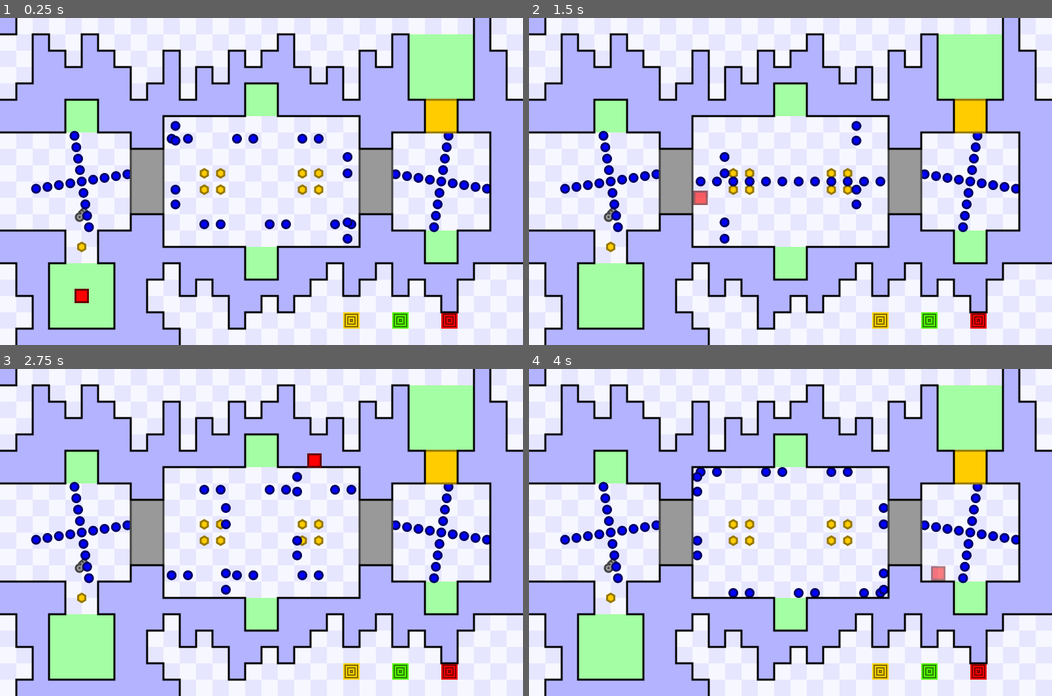
Above: before the commit, frames 1-4 (two rows, left to right).
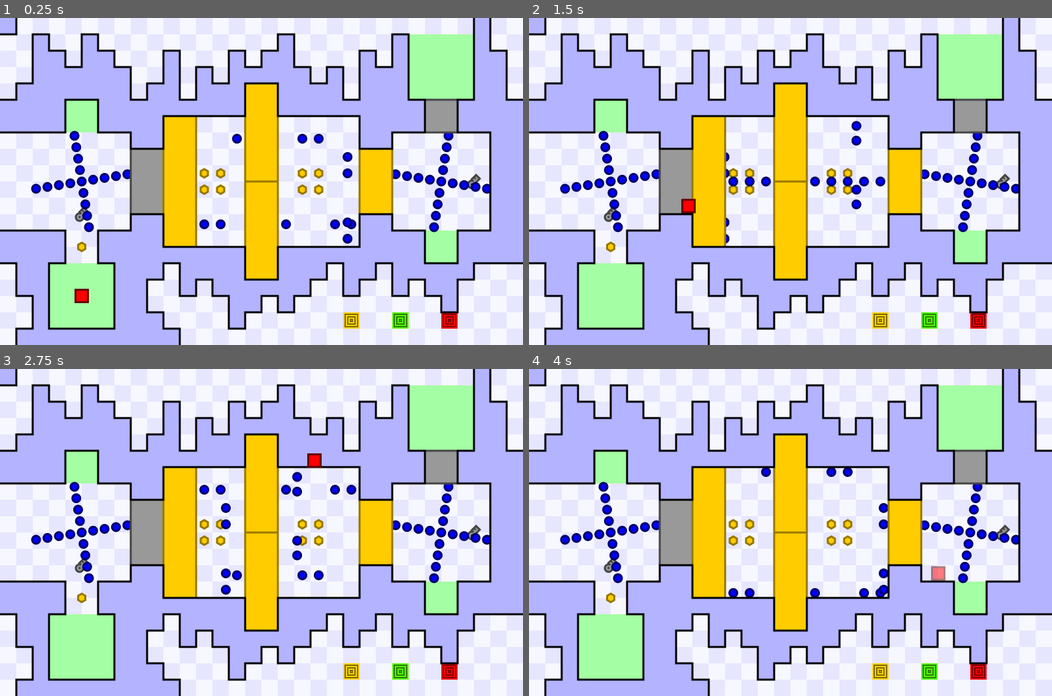
Above: after the commit, the same moments.

Repository: JustVictorGD/Remake-Template
Game: Godot game, scene res://levels/level_1/StartingRoom.tscn
The game is run twice, just before and just after one commit, with the same random seed, the same clock (stepped at 60 frames per second) and the same inputs.
Inputs (mouse positions are in pixels of both pictures, inside the frame that each line leads up to):
- Up to frame 1 (0.25 s): no input
- Up to frame 2 (1.5 s): move the mouse to (905, 165) at 0.52 s; hold D (right) 0.53-1.28 s; tap T (teleport) at 0.6, 1.35 s; move the mouse to (685, 197) at 1.27 s; hold S (down) from 1.28 s (still down)
- Up to frame 3 (2.75 s): move the mouse to (313, 460) at 2.02 s; release S (down) at 2.03 s; hold D (right) from 2.03 s (still down); tap T (teleport) at 2.1 s
- Up to frame 4 (4 s): move the mouse to (764, 597) at 2.77 s; release D (right) at 2.78 s; hold W (up) 2.78-3.53 s; tap T (teleport) at 2.85, 3.6 s; move the mouse to (947, 581) at 3.52 s; hold A (left) from 3.53 s (still down)

The runs differ from the first frame. In frame 1, 8.5% of the frame differs, in the area x 31-92%, y 20-80%; in frame 2, 8.6%, in the area x 29-92%, y 20-80%; in frame 3, 8.5%; in frame 4, 8.5%.

Commit message:
Cleaned up AreaManager
The whole "save_data" hierarchy is now split into 4 functions!

Also, decimal to letter conversion has been updated to be more efficient, and support unlimited letters.

Diff:
--- a/gdscripts/Singletons/area_manager.gd
+++ b/gdscripts/Singletons/area_manager.gd
@@ -15,45 +15,24 @@
 var coins_collected := 0
 var coin_requirement := 0
 var requirement_met = false
-
 var next_coin_id := 0
 
-var uncollected_coins = []
-
-
-
-# What I want the game to do:
-# 1 - Update coins, and the array
-# 2 - Check if the requirement has been lost
+# Keys
+var next_key_id := 0
+
+
 
 func player_respawn():
-
-	for area in save_data[current_level]:
-
-		for coin in save_data[current_level][area]["coins"]:
-			if coin == 0:
-				uncollected_coins.append(0)
-
-	# Coin requirement lost?
-	print(uncollected_coins)
-
 	for area in save_data[current_level]:
 		for i in range(save_data[current_level][area]["coins"].size()):
 			if save_data[current_level][area]["coins"][i] == 1:
 				coins_collected -= 1
-				if area != current_area:
-					save_data[current_level][area]["coins"][i] = 0
-
-	test_for_loss.call_deferred()
-
-func test_for_loss():
-	if uncollected_coins.size() >= 1 and requirement_met:
-
+				save_data[current_level][area]["coins"][i] = 0
+
+	if coins_collected < coin_requirement:
 		requirement_met = false
 		GlobalSignal.coin_requirement_lost.emit()
 
-	uncollected_coins.clear()
-
 
 
 func coin_collected(coin_id):
@@ -61,20 +40,8 @@
 
 	coins_collected += 1
 
-	var temporary_array = []
-
-	for area in save_data[current_level]:
-		if 0 in save_data[current_level][area]["coins"]:
-			temporary_array.append(0)
-
-	if temporary_array.size() == 0 and not requirement_met:
-		requirement_met = true
-		GlobalSignal.coin_requirement_met.emit()
-
-
-func coin_dropped(coin_id):
-	AreaManager.save_data[current_level][current_area]["coins"][coin_id] = 0
-
+func key_collected(true_id):
+	save_data[current_level][current_area]["keys"][true_id].y = 1
 
 func checkpoint_touched():
 	for area in save_data[current_level]:
@@ -84,46 +51,29 @@
 
 
 
-
-
-
 # Thanks Gemini for generating this for me
 var letters = ["Z", "A", "B", "C", "D", "E", "F", "G", "H", "I", "J", \
 "K", "L", "M", "N", "O", "P", "Q", "R", "S", "T", "U", "V", "W", "X", "Y"]
 
 
-# Please excuse this horrendous code
+
 func decimal_to_letter(decimal):
-	if decimal >= 0: # Positive / Negative check
-		if decimal > 17575: # 4th letter
-			return str(letters[decimal / 17576 % 26]) + str(letters[decimal / 676 % 26]) + \
-			str(letters[decimal / 26 % 26]) + str(letters[decimal % 26])
-
-		elif decimal > 675: # 3rd letter
-			return str(letters[decimal / 676 % 26]) + \
-			str(letters[decimal / 26 % 26]) + str(letters[decimal % 26])
-
-		elif decimal > 25: # 2nd letter
-			return str(letters[decimal / 26 % 26]) + str(letters[decimal % 26])
-
-		elif decimal < 26: # 1st letter
-			return str(letters[decimal % 26])
+	if decimal == 0:
+		return "Z"
 
 	else:
-		decimal *= -1
-		if decimal > 17575: # 4th letter
-			return "-" + str(letters[decimal / 17576 % 26]) + str(letters[decimal / 676 % 26]) + \
-			str(letters[decimal / 26 % 26]) + str(letters[decimal % 26])
-
-		elif decimal > 675: # 3rd letter
-			return "-" + str(letters[decimal / 676 % 26]) + \
-			str(letters[decimal / 26 % 26]) + str(letters[decimal % 26])
-
-		elif decimal > 25: # 2nd letter
-			return "-" + str(letters[decimal / 26 % 26]) + str(letters[decimal % 26])
-
-		elif decimal < 26: # 1st letter
-			return "-" + str(letters[decimal % 26])
+		var minus_sign = ""
+		var letter_string = ""
+
+		if decimal < 0:
+			minus_sign = "-"
+			decimal *= -1
+
+		while decimal > 0:
+			letter_string = letters[decimal % 26] + letter_string
+			decimal /= 26
+
+		return minus_sign + letter_string
 
 
 func area_up():
@@ -151,33 +101,28 @@
 var save_data = {}
 var coordinates_data = {}
 
+
+
 func _ready():
-	# This thing returns 4 lines, starting with "1-A1 coordinates = (1, 1)".
-
-	var level_1_dir = DirAccess.open("res://levels/level_1/")
-	level_1_dir.list_dir_begin()
-	var file_info = level_1_dir.get_next()
-
-	while file_info.is_empty() == false:
-
-		var new_area = load("res://levels/level_1/" + str(file_info)).instantiate()
-		print(str(new_area.name) + " coordinates = " + str(new_area.coordinates))
-
-		file_info = level_1_dir.get_next()
-
 
 	GlobalSignal.player_respawn.connect(player_respawn)
-	GlobalSignal.coin_collected.connect(coin_collected)
 	GlobalSignal.checkpoint_touched.connect(checkpoint_touched)
 
-
-	# Accessing the main "levels" folder.
+	create_level_dictionaries()
+
+	print()
+	print("Save data: " + str(save_data))
+	print()
+
+
+
+func create_level_dictionaries():
+
 	var master_dir = DirAccess.open("res://levels")
 	master_dir.list_dir_begin()
 	var main_folder = master_dir.get_next()
 
 
-	# Iterating through the folder, and adding dictionaries named based on the level folders to save_data.
 	while main_folder.is_empty() == false:
 		if main_folder != "ignored_files":
 
@@ -186,85 +131,66 @@
 		main_folder = master_dir.get_next()
 
 
-	# This entire thing is repeated for every level folder found in the main "levels" folder.
 	for level in save_data:
 
-		# Accessing the level folder(s).
-		var the_level_dir = DirAccess.open("res://levels/" + str(level))
-		the_level_dir.list_dir_begin()
-		var area = the_level_dir.get_next()
-
-
-		# Iterating through the folder(s), again.
-		while area.is_empty() == false:
-
-
-			var area_name: String = str(area).trim_suffix(".tscn") # This is a shortened version of the scene's file name.
-
-			save_data[level][str(area).trim_suffix(".tscn")] = {} # Adding a dictionary named after the area, to the level dictionary.
-
-			if load("res://levels/" + str(level) + "/" + str(area)) != null:
-
-				var new_area = load("res://levels/" + str(level) + "/" + str(area)).instantiate()
-
-				print(str(level) + " and " + str(area))
-
-				coordinates_data[str(level)][str(area).trim_suffix(".tscn")] = {"coordinates" = new_area.coordinates, \
-"file_path" = "res://levels/" + str(level) + "/" + str(area)}
-
-
-
-
-
-			# Adding empty coin and key arrays to each area found.
-			save_data[level][area_name]["coins"] = []
-			save_data[level][area_name]["keys"] = []
-
-
-			# Loading the area, to access its contents.
-			if load("res://levels/" + str(level) + "/" + str(area)) != null:
-				var loaded_area = load("res://levels/" + str(level) + "/" + str(area)).instantiate()
-
-				# Checking for a "Coins" folder inside the actual area.
-				if loaded_area.get_node("Coins") != null:
-					var coins_folder = loaded_area.get_node("Coins")
-
-
-					# Adding a "0" to the "coins" array for every coin found in the area.
-					for node in coins_folder.get_children():
-						save_data[str(level)][str(area).trim_suffix(".tscn")]["coins"].append(0)
-						coin_requirement += 1
-
-
-				# No "Coins" folder found?
-
-				else:
-					print("The area " + str(level) + ", " + str(area).trim_suffix(".tscn") + ", doesn't seem to have a \
-valid \"Coins\" folder. Make sure you're using PascalCase for your nodes and folders, this is how the Remake Template works by default.")
-
-			# The area (levels -> level_name -> area_name) doesn't exist?
-
-			else:
-				print("FAIL. " + str(area))
-
-			# Continuing the folder iteration. Fun fact: Not including this will result in a while loop.
-
-			area = the_level_dir.get_next()
-
-	print()
-	print("Coordiantes Data: " + str(coordinates_data))
-	print()
-	print("Save data: " + str(save_data))
-	print()
-
-
-
-func create_level_dictionaries():
-	pass
-
-
-func create_area_dictionaries():
-	pass
+		create_area_dictionaries(level)
+
+
+
+func create_area_dictionaries(level):
+
+	var the_level_dir = DirAccess.open("res://levels/" + str(level))
+	the_level_dir.list_dir_begin()
+	var area = the_level_dir.get_next()
+
+
+	while area.is_empty() == false:
+
+		var area_name: String = str(area).trim_suffix(".tscn")
+
+		save_data[level][area_name] = {}
+
+
+		if load("res://levels/" + str(level) + "/" + str(area)) != null:
+
+			var new_area = load("res://levels/" + str(level) + "/" + str(area)).instantiate()
+
+			coordinates_data[level][area_name] = {"coordinates" = new_area.coordinates,
+				"file_path" = "res://levels/" + str(level) + "/" + str(area)}
+
+			create_save_arrays(level, area)
+
+
+		area = the_level_dir.get_next()
+
+
+
+func create_save_arrays(level, area):
+
+	var loaded_area = load("res://levels/" + str(level) + "/" + str(area)).instantiate()
+
+	save_data[level][area.trim_suffix(".tscn")]["coins"] = []
+	save_data[level][area.trim_suffix(".tscn")]["keys"] = []
+
+
+	if loaded_area.has_node("Collectables/Coins"):
+
+		var coins_folder = loaded_area.get_node("Collectables/Coins")
+		for node in coins_folder.get_children():
+
+			save_data[str(level)][str(area).trim_suffix(".tscn")]["coins"].append(0)
+			coin_requirement += 1
+
+
+	if loaded_area.has_node("Collectables/Keys"):
+
+		var keys_folder = loaded_area.get_node("Collectables/Keys")
+		for key in keys_folder.get_children():
+
+			print("name = " + str(key.name) + ", key_id = " + str(key.key_id))
+			save_data[str(level)][str(area).trim_suffix(".tscn")]["keys"].append(Vector2i(key.key_id, 0))
+
+
 
 func _physics_process(delta):
 	#print_stuff()
--- a/gdscripts/Singletons/global_signal.gd
+++ b/gdscripts/Singletons/global_signal.gd
@@ -9,7 +9,7 @@
 signal update_checkpoint
 
 # Collectibles
-signal coin_collected(coin_id)
+signal coin_collected()
 
 signal coin_requirement_met
 signal coin_requirement_lost
--- a/gdscripts/area_script.gd
+++ b/gdscripts/area_script.gd
@@ -17,10 +17,6 @@
 	AreaManager.current_coordinates = self.coordinates
 	AreaManager.current_level = str(scene_file_path.get_slice("/", 3))
 
-	print(scene_file_path.get_slice("/", 3))
-
-	# print(scene_file_path) # retuns "res://levels/level_1/1-B2.tscn"
-	#print(scene_file_path.trim_suffix("/" + str(name) + ".tscn")) # returns "res://levels/level_1"
 
 	print("Currently entering an area with the name \"" + str(name) + "\" on the coordinates " + str(coordinates))
 	print()
--- a/gdscripts/coin.gd
+++ b/gdscripts/coin.gd
@@ -32,7 +32,7 @@
 
 func player_respawn():
 
-	if AreaManager.save_data[AreaManager.current_level][AreaManager.current_area]["coins"][coin_id] == 1:
+	if AreaManager.save_data[AreaManager.current_level][AreaManager.current_area]["coins"][coin_id] != 2:
 		drop()
 
 func drop():
@@ -40,7 +40,7 @@
 	tween.tween_property($Sprite2D,"modulate:a", 1, 0.10)
 
 
-	AreaManager.coin_dropped(coin_id)
+	#AreaManager.coin_dropped(coin_id)
 
 	$CollisionShape2D.disabled = false
 
@@ -48,14 +48,12 @@
 	var tween = create_tween()
 	tween.tween_property($Sprite2D,"modulate:a", 0, 0.10)
 
+	$CollisionShape2D.set_deferred("disabled", true)
 	SFX.play("Coin")
 
-	AreaManager.save_data[AreaManager.current_level][AreaManager.current_area]["coins"][coin_id] = 1
-
 	AreaManager.coin_collected(coin_id)
+	GlobalSignal.coin_collected.emit()
 	GlobalSignal.update_checkpoint.emit()
-
-	$CollisionShape2D.set_deferred("disabled", true)
 
 func checkpoint_touched():
 #	var counter = 0
--- a/gdscripts/golden_door.gd
+++ b/gdscripts/golden_door.gd
@@ -1,26 +1,40 @@
 extends Door
+
+@export var coin_requirement := -1
+
+func _ready():
+	setup_size()
+
+	GlobalSignal.player_respawn.connect(player_respawn)
+	GlobalSignal.coin_collected.connect(coin_collected)
 
 
 
-func _ready():
-	GlobalSignal.coin_requirement_met.connect(requirement_met)
-	GlobalSignal.coin_requirement_lost.connect(requirement_lost)
-	GlobalSignal.player_death.connect(player_death)
+	if self.coin_requirement <= 0:
+		self.coin_requirement = AreaManager.coin_requirement
 
-	setup_size()
-
-	if AreaManager.requirement_met:
+	if AreaManager.coins_collected >= self.coin_requirement:
 		stay_open()
 
-func requirement_met():
-	collision_shape.set_deferred("disabled", true)
-	open()
+	print(self.coin_requirement)
 
-func player_death():
-	pass
 
-func requirement_lost():
-	close()
 
-func _physics_process(delta):
-	pass
+func coin_collected():
+
+	print(str(AreaManager.coins_collected) + "/" + str(self.coin_requirement))
+
+	if AreaManager.coins_collected >= self.coin_requirement:
+		print("REQUIREMENT MET")
+		if not opened:
+			print("OPEN")
+			open()
+
+
+
+func player_respawn():
+	if AreaManager.coins_collected < self.coin_requirement:
+		print("REQUIREMENT NOT MET")
+		if opened:
+			print("CLOSE")
+			close()
--- a/gdscripts/key.gd
+++ b/gdscripts/key.gd
@@ -2,7 +2,19 @@
 
 
 @export var key_id = -1
+
 var true_id = -1
+
+# Coins are saved as integer variabes, keys are saved as Vector2i variables because they have 3 things to keep track of.
+#
+# True ID = Position inside the array. To access a key with the true id of 3, use something along the lines of "keys[3]".
+# Key ID = The "X" value of the Vector2i element inside the save data.
+# Save state = The "Y" value of the Vector2i element inside the save data.
+
+func _ready():
+	true_id = AreaManager.next_key_id
+	AreaManager.next_key_id += 1
+
 
 func collect():
 	var tween = create_tween()
--- a/levels/ignored_files/TemplateArea.tscn
+++ b/levels/ignored_files/TemplateArea.tscn
@@ -11,3 +11,9 @@
 
 [node name="BlueWalls" parent="." instance=ExtResource("3_yu5f6")]
 layer_0/tile_data = PackedInt32Array(1310720, 65536, 2, 1245184, 327680, 2, 1179648, 131072, 1, 1114112, 131072, 1, 104 …(3476 unchanged characters)…
+
+[node name="Collectables" type="Node2D" parent="."]
+
+[node name="Coins" type="Node2D" parent="Collectables"]
+
+[node name="Keys" type="Node2D" parent="Collectables"]
--- a/levels/level_1/1-A1.tscn
+++ b/levels/level_1/1-A1.tscn
@@ -14,4 +14,8 @@
 layer_0/tile_data = PackedInt32Array(1310752, 131072, 2, 1245216, 131072, 1, 1179680, 131072, 1, 1114144, 131072, 1, 10 …(5658 unchanged characters)…
 metadata/_edit_lock_ = true
 
-[node name="Coins" type="Node2D" parent="."]
+[node name="Collectables" type="Node2D" parent="."]
+
+[node name="Coins" type="Node2D" parent="Collectables"]
+
+[node name="Keys" type="Node2D" parent="Collectables"]
--- a/levels/level_1/1-A2.tscn
+++ b/levels/level_1/1-A2.tscn
@@ -15,19 +15,23 @@
 [node name="Walls" parent="." instance=ExtResource("3_e6aef")]
 layer_0/tile_data = PackedInt32Array(393248, 131072, 2, 393247, 65536, 2, 30, 327680, 1, -65504, 131072, 0, -65506, 655 …(5249 unchanged characters)…
 
-[node name="Coins" type="Node2D" parent="."]
+[node name="Collectables" type="Node2D" parent="."]
 
-[node name="Coin" parent="Coins" instance=ExtResource("4_7g1xm")]
+[node name="Coins" type="Node2D" parent="Collectables"]
+
+[node name="Coin" parent="Collectables/Coins" instance=ExtResource("4_7g1xm")]
 position = Vector2(1325, 475)
 
-[node name="Coin2" parent="Coins" instance=ExtResource("4_7g1xm")]
+[node name="Coin2" parent="Collectables/Coins" instance=ExtResource("4_7g1xm")]
 position = Vector2(1375, 475)
 
-[node name="Coin3" parent="Coins" instance=ExtResource("4_7g1xm")]
+[node name="Coin3" parent="Collectables/Coins" instance=ExtResource("4_7g1xm")]
 position = Vector2(1325, 525)
 
-[node name="Coin4" parent="Coins" instance=ExtResource("4_7g1xm")]
+[node name="Coin4" parent="Collectables/Coins" instance=ExtResource("4_7g1xm")]
 position = Vector2(1375, 525)
+
+[node name="Keys" type="Node2D" parent="Collectables"]
 
 [node name="StaticEnemies" type="Node2D" parent="."]
 
--- a/levels/level_1/1-B1.tscn
+++ b/levels/level_1/1-B1.tscn
@@ -13,4 +13,8 @@
 [node name="BlueWalls" parent="." instance=ExtResource("3_2qp83")]
 layer_0/tile_data = PackedInt32Array(1310720, 131072, 2, 1245184, 131072, 1, 1179648, 131072, 1, 1114112, 327680, 1, 10 …(4473 unchanged characters)…
 
-[node name="Coins" type="Node2D" parent="."]
+[node name="Collectables" type="Node2D" parent="."]
+
+[node name="Coins" type="Node2D" parent="Collectables"]
+
+[node name="Keys" type="Node2D" parent="Collectables"]
--- a/levels/level_1/StartingRoom.tscn
+++ b/levels/level_1/StartingRoom.tscn
@@ -55,48 +55,54 @@
 
 [node name="speed_changer2" parent="SpeedChangers" instance=ExtResource("5_h21ak")]
 position = Vector2(1225, 925)
-speed = 10
+speed = 8
 
 [node name="speed_changer3" parent="SpeedChangers" instance=ExtResource("5_h21ak")]
 position = Vector2(1375, 925)
 speed = 1
 
-[node name="Coins" type="Node2D" parent="."]
-metadata/_edit_lock_ = true
-
-[node name="Coin50" parent="Coins" instance=ExtResource("6_d8bub")]
+[node name="Collectables" type="Node2D" parent="."]
+
+[node name="Coins" type="Node2D" parent="Collectables"]
+metadata/_edit_lock_ = true
+
+[node name="Coin50" parent="Collectables/Coins" instance=ExtResource("6_d8bub")]
 position = Vector2(675, 475)
 
-[node name="Coin51" parent="Coins" instance=ExtResource("6_d8bub")]
+[node name="Coin51" parent="Collectables/Coins" instance=ExtResource("6_d8bub")]
 position = Vector2(625, 475)
 
-[node name="Coin52" parent="Coins" instance=ExtResource("6_d8bub")]
+[node name="Coin52" parent="Collectables/Coins" instance=ExtResource("6_d8bub")]
 position = Vector2(675, 525)
 
-[node name="Coin53" parent="Coins" instance=ExtResource("6_d8bub")]
+[node name="Coin53" parent="Collectables/Coins" instance=ExtResource("6_d8bub")]
 position = Vector2(625, 525)
 
-[node name="Coin54" parent="Coins" instance=ExtResource("6_d8bub")]
+[node name="Coin54" parent="Collectables/Coins" instance=ExtResource("6_d8bub")]
 position = Vector2(975, 475)
 
-[node name="Coin55" parent="Coins" instance=ExtResource("6_d8bub")]
+[node name="Coin55" parent="Collectables/Coins" instance=ExtResource("6_d8bub")]
 position = Vector2(925, 475)
 
-[node name="Coin56" parent="Coins" instance=ExtResource("6_d8bub")]
+[node name="Coin56" parent="Collectables/Coins" instance=ExtResource("6_d8bub")]
 position = Vector2(975, 525)
 
-[node name="Coin57" parent="Coins" instance=ExtResource("6_d8bub")]
+[node name="Coin57" parent="Collectables/Coins" instance=ExtResource("6_d8bub")]
 position = Vector2(925, 525)
 
-[node name="Coin58" parent="Coins" instance=ExtResource("6_d8bub")]
+[node name="Coin58" parent="Collectables/Coins" instance=ExtResource("6_d8bub")]
 position = Vector2(250, 700)
 
-[node name="Keys" type="Node2D" parent="."]
-metadata/_edit_lock_ = true
-
-[node name="Key" parent="Keys" instance=ExtResource("7_oxnp7")]
+[node name="Keys" type="Node2D" parent="Collectables"]
+metadata/_edit_lock_ = true
+
+[node name="Key" parent="Collectables/Keys" instance=ExtResource("7_oxnp7")]
 position = Vector2(250, 600)
 key_id = 0
+
+[node name="Key2" parent="Collectables/Keys" instance=ExtResource("7_oxnp7")]
+position = Vector2(1450, 500)
+key_id = 1
 
 [node name="StaticEnemies" type="Node2D" parent="."]
 metadata/_edit_lock_ = true
@@ -323,11 +329,11 @@
 vertical_size = 4
 
 [node name="NormalDoor10" parent="Doors/NormalDoors" instance=ExtResource("15_hb2x4")]
-position = Vector2(1150, 500)
-door_id = 0
-direction = 2
-horizontal_size = 2
-vertical_size = 4
+position = Vector2(1350, 300)
+door_id = 1
+direction = 1
+horizontal_size = 2
+vertical_size = 2
 
 [node name="NormalDoor7" parent="Doors/NormalDoors" instance=ExtResource("15_hb2x4")]
 position = Vector2(-425, 475)
@@ -356,10 +362,40 @@
 1 - Left
 2 - Down
 3 - Right"
-position = Vector2(1350, 300)
-direction = 3
-horizontal_size = 2
-vertical_size = 2
+position = Vector2(1150, 500)
+horizontal_size = 2
+vertical_size = 4
+
+[node name="GoldenDoor2" parent="Doors/GoldenDoors" instance=ExtResource("16_6vmbc")]
+editor_description = "0 - Up
+1 - Left
+2 - Down
+3 - Right"
+position = Vector2(550, 500)
+coin_requirement = 5
+horizontal_size = 2
+vertical_size = 8
+
+[node name="GoldenDoor3" parent="Doors/GoldenDoors" instance=ExtResource("16_6vmbc")]
+editor_description = "0 - Up
+1 - Left
+2 - Down
+3 - Right"
+position = Vector2(800, 350)
+coin_requirement = 9
+horizontal_size = 2
+vertical_size = 6
+
+[node name="GoldenDoor4" parent="Doors/GoldenDoors" instance=ExtResource("16_6vmbc")]
+editor_description = "0 - Up
+1 - Left
+2 - Down
+3 - Right"
+position = Vector2(800, 650)
+coin_requirement = 9
+direction = 2
+horizontal_size = 2
+vertical_size = 6
 
 [node name="Walls" parent="." instance=ExtResource("17_s1i30")]
 layer_0/tile_data = PackedInt32Array(393216, 65536, 2, 327680, 65536, 0, 917536, 131072, 2, 852000, 131072, 1, 786464,  …(4340 unchanged characters)…
